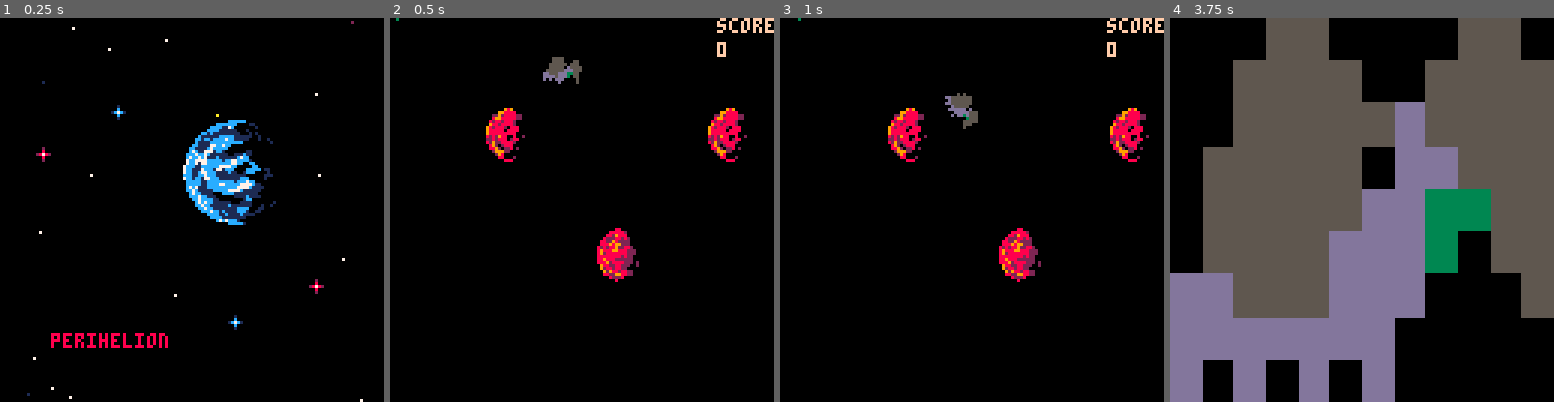
Above: before the commit, frames 1-4 (left to right).
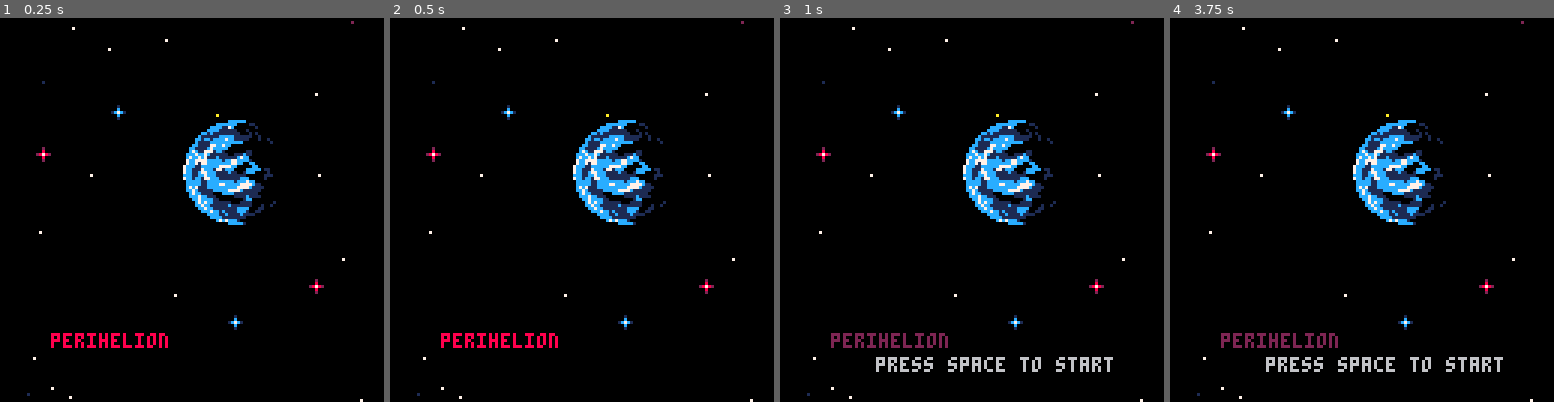
Above: after the commit, the same moments.

Repository: woofers/discord-jam-2
Game: PICO-8 cartridge discord-jam-2.p8
Same seed, same stepped clock (60 frames per second), same inputs: the game is played once before the commit and once after it.
Inputs:
- Up to frame 1 (0.25 s): no input
- Up to frame 2 (0.5 s): tap X (X key) at 0.33 s
- Up to frame 3 (1 s): tap O (Z key) at 0.7 s
- Up to frame 4 (3.75 s): tap X (X key) at 1.07, 1.85, 2.97 s; hold Right 1.6-2.1 s; tap O (Z key) every 0.4 s from 1.7 to 3.7 s; hold Up 2.15-2.42 s; hold Right 2.47-3.03 s; hold Left 3.08-3.58 s; hold Down from 3.63 s (still down)

Frame 1 is identical in both runs. In frame 2, 8.1% of the frame differs, in the area x 1-100%, y 0-100%; in frame 3, 9.0%; in frame 4, 69%, in the area x 0-100%, y 0-100%.

Commit message:
Use space key

Diff:
--- a/discord-jam-2.p8
+++ b/discord-jam-2.p8
@@ -12,6 +12,7 @@
 arrows = { right, left, up, down }
 z_key = 4
 x_key = 5
+space_key = ' '
 
 max_planets = 8
 
@@ -512,7 +513,7 @@
       self.y += self:move_y(self.t, scale)
       self.r = self:rotate_r(self.t, dt)
       self.r = mod(self.r, 360)
-      if btnp(x_key) then
+      if kbtn(space_key) then
          self:change_planet(mod(self.t + time / (3/2), time))
       end
    end
@@ -807,7 +808,7 @@
 
 function gameover:update(dt)
     camera(0,0)
-    if (btn(x_key)) then
+    if (kbtn(space_key)) then
         self.game_states:push(play(self.game_states))
     end
 end
@@ -822,6 +823,19 @@
     end
 end
 
+function kbtn(key)
+   if stat(30) == true then
+      c=stat(31)
+      if c>=" " and c<="z" then
+         return c == key
+      end
+   end
+   return false
+end
+
+function enable_keyboard()
+   poke(24365,1)
+end
 
 local menu = {}
 make_object(menu, gameobject)
@@ -851,7 +865,7 @@
 
 function menu:update(dt)
    camera(0, 0)
-   if (btn(x_key) and not self.exit) then
+   if (kbtn(space_key) and not self.exit) then
       self.game_states:push(gameover(self.game_states))
       self.game_states:push(play(self.game_states))
    end
@@ -887,6 +901,7 @@
 end
 
 function _init()
+   enable_keyboard()
    reset_pallet()
 
    game_states = stack()
